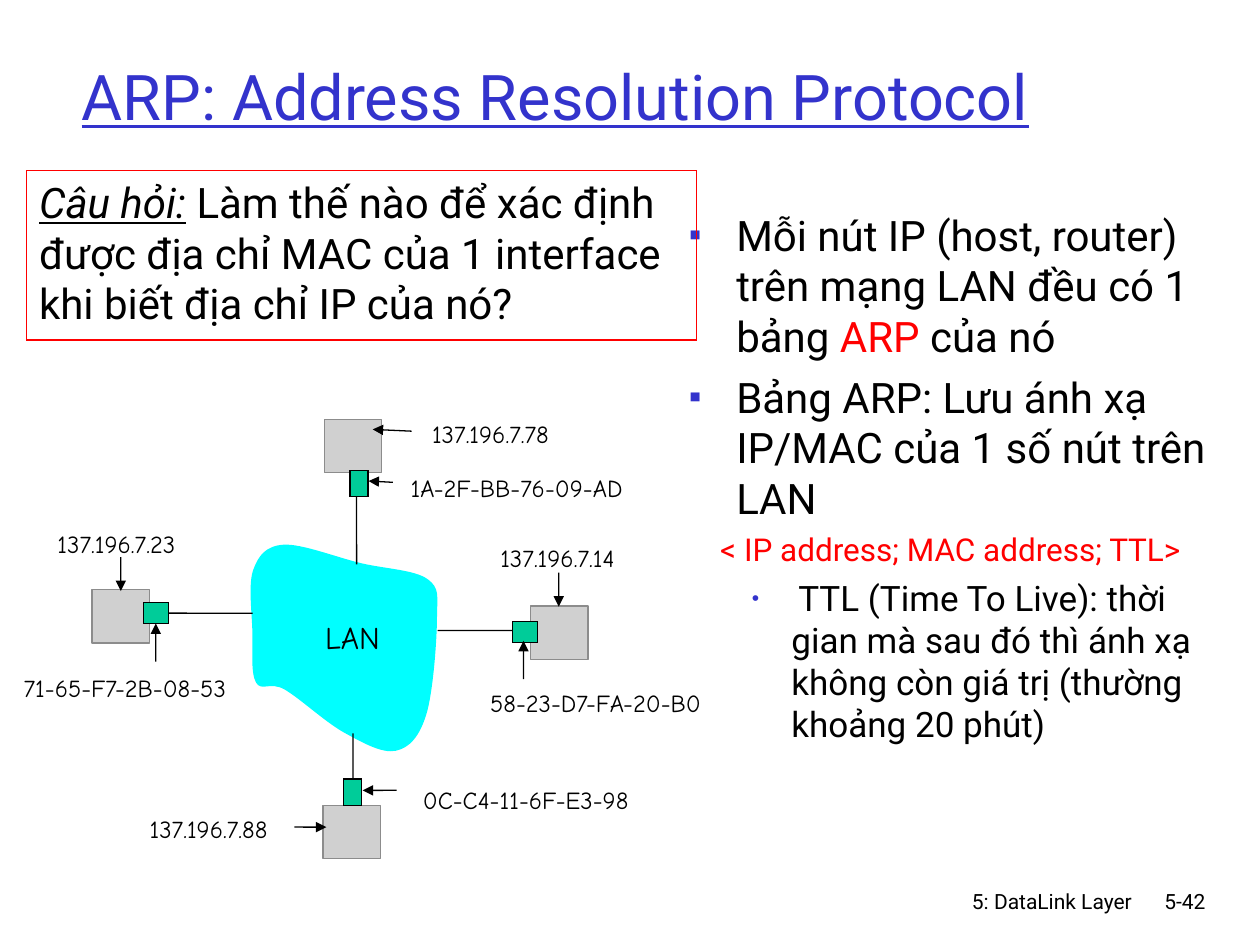
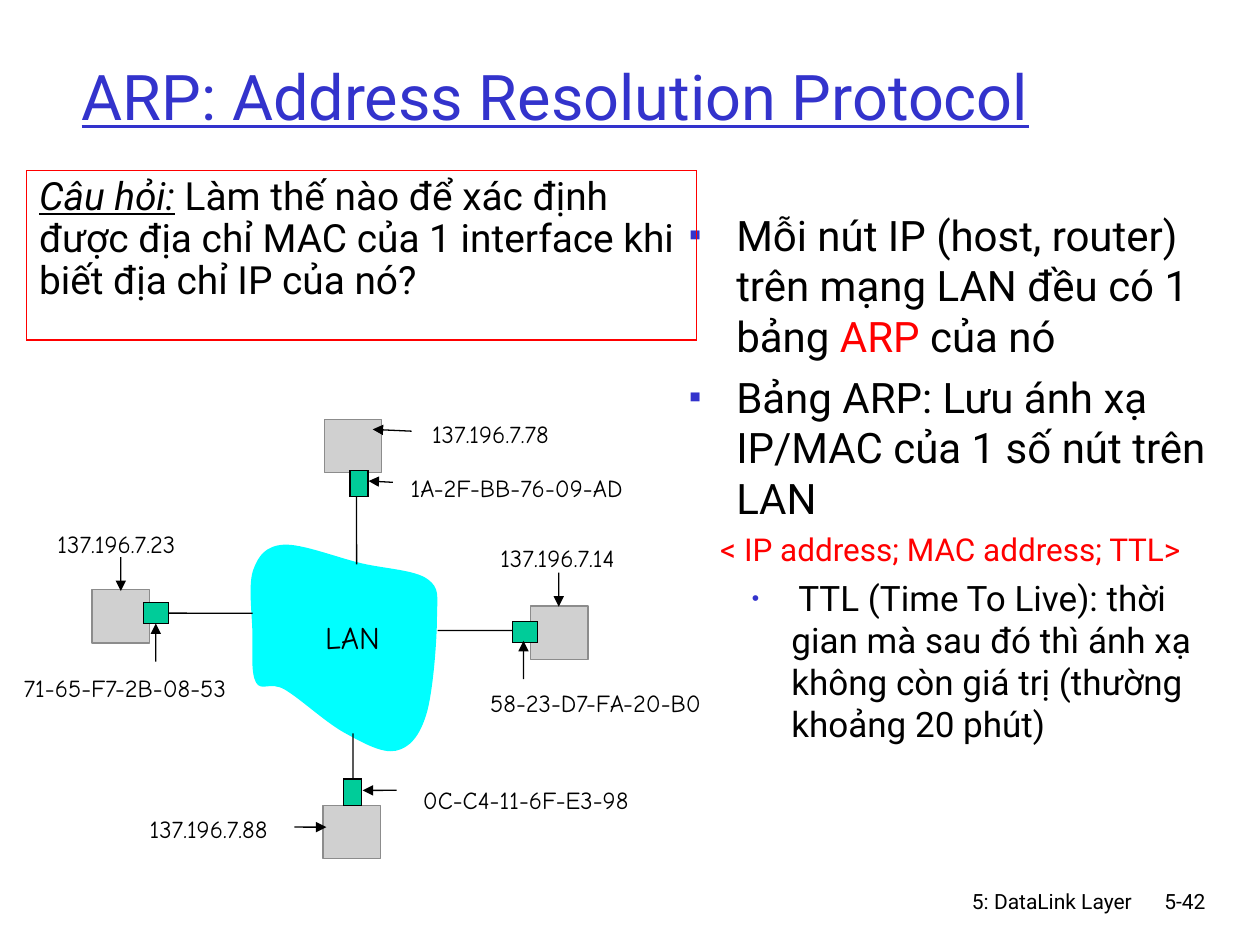
Before and after one commit to Naathan404/IT005.Q112-Introduction-to-Computer-Network-UIT, a slide deck: slide 42 of Chương 5 Tầng Liên kết và Mạng cục bộ.ppt. Drawn at 1260x945 pixels with LibreOffice and Linux fonts; fonts in the diff are those of the drawing; grey boxes stand for pictures. Boxes give left, top, right and bottom in pixels: in the first picture for what was removed or moved away, otherwise in the second. Text is boxed around its words. In the diff, an @@ line names an element or a change of style, - is before the commit and + after.

```diff
--- a/Chương 5 Tầng Liên kết và Mạng cục bộ.ppt
+++ b/Chương 5 Tầng Liên kết và Mạng cục bộ.ppt
@@ rectangle "Câu hỏi: Làm thế nào ..." at box(26, 170, 696, 340): size 24 to 22.2 pt; line spacing 1 to 0.9 @@
```
Also in this commit, not shown: 14 other slides changed, 9 other files.
